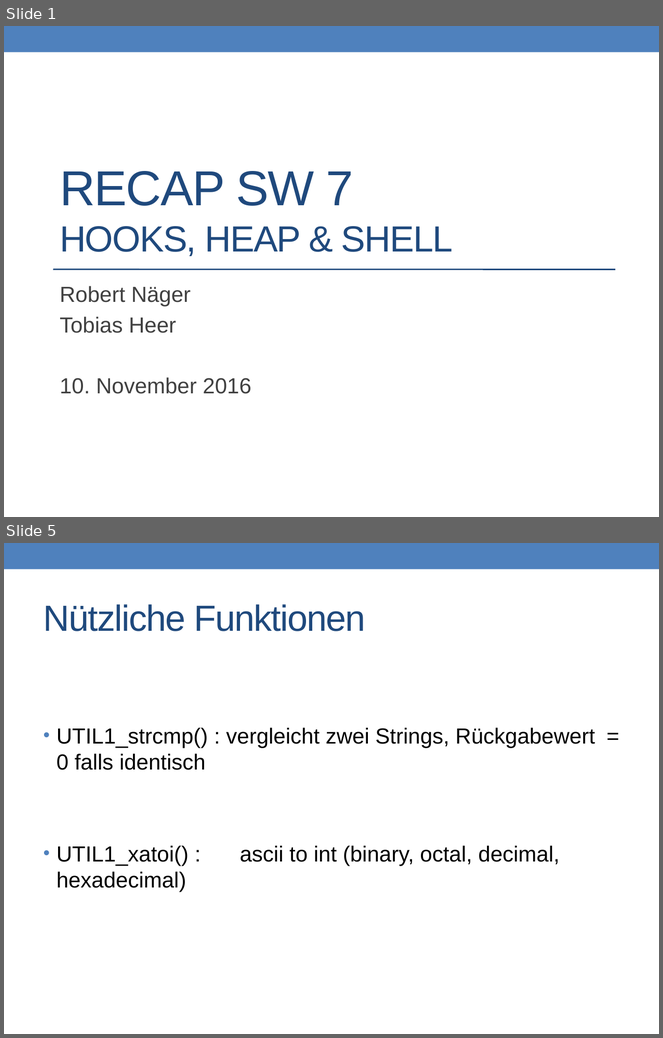
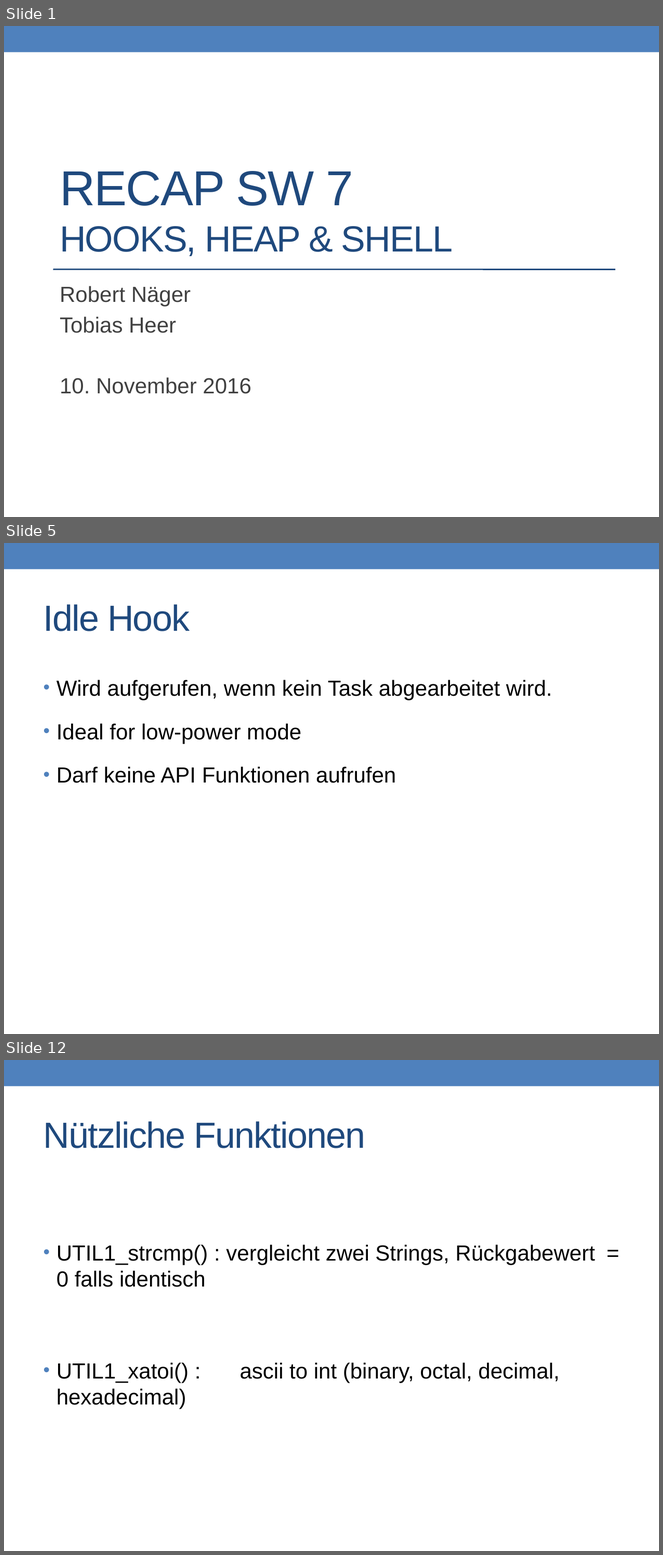
Before and after one commit to prg2lt1/robogit, a slide deck: Recap/ToroRecap.pptx. Shown one above the other, each under a label of ours: slides 1 and 5 before the commit, slides 1, 5 and 12 after it; the slides between them are not shown. The pictures are 663x1038 and 663x1555 pixels, drawn with LibreOffice and Linux fonts; fonts in the diff are those of the drawing. Boxes give left, top, right and bottom in pixels: in the first picture for what was removed or moved away, otherwise in the second. Text is boxed around its words. In the diff, an @@ line names an element or a change of style, - is before the commit and + after.

```diff
--- a/Recap/ToroRecap.pptx
+++ b/Recap/ToroRecap.pptx
@@ slide 5 added at (4, 543, 659, 1034), background #FFFFFF; not listed: 1 template element that a slide beside it also shows @@
@@ title added at (44, 604, 190, 631), 40 pt, text #1F497D @@
+Idle Hook
@@ text added at (57, 680, 553, 783), 24 pt, text #000000 @@
+• Wird aufgerufen, wenn kein Task abgearbeitet wird.
+• Ideal for low-power mode
+• Darf keine API Funktionen aufrufen
@@ what was slide 5 is now slide 12 @@
```
Also in this commit, not shown: 4 slides changed, 9 other slides added, 2 slides removed.
